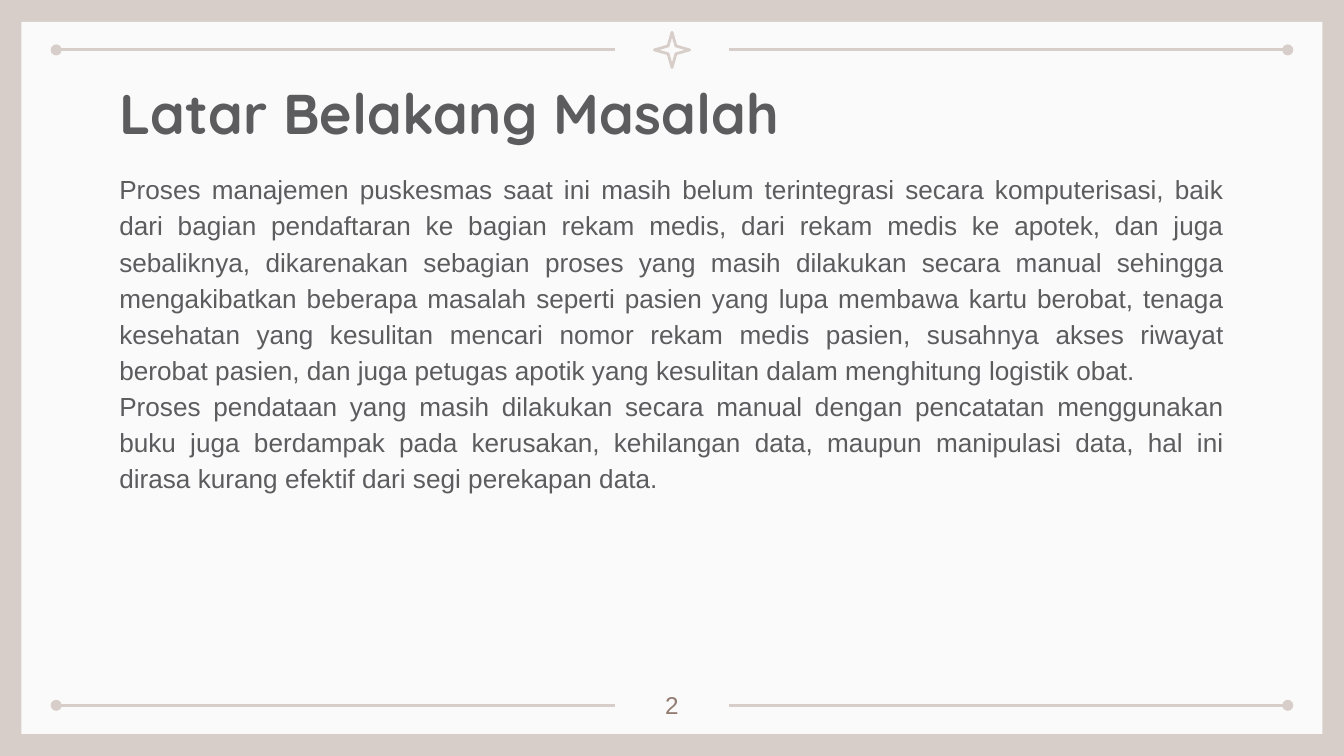
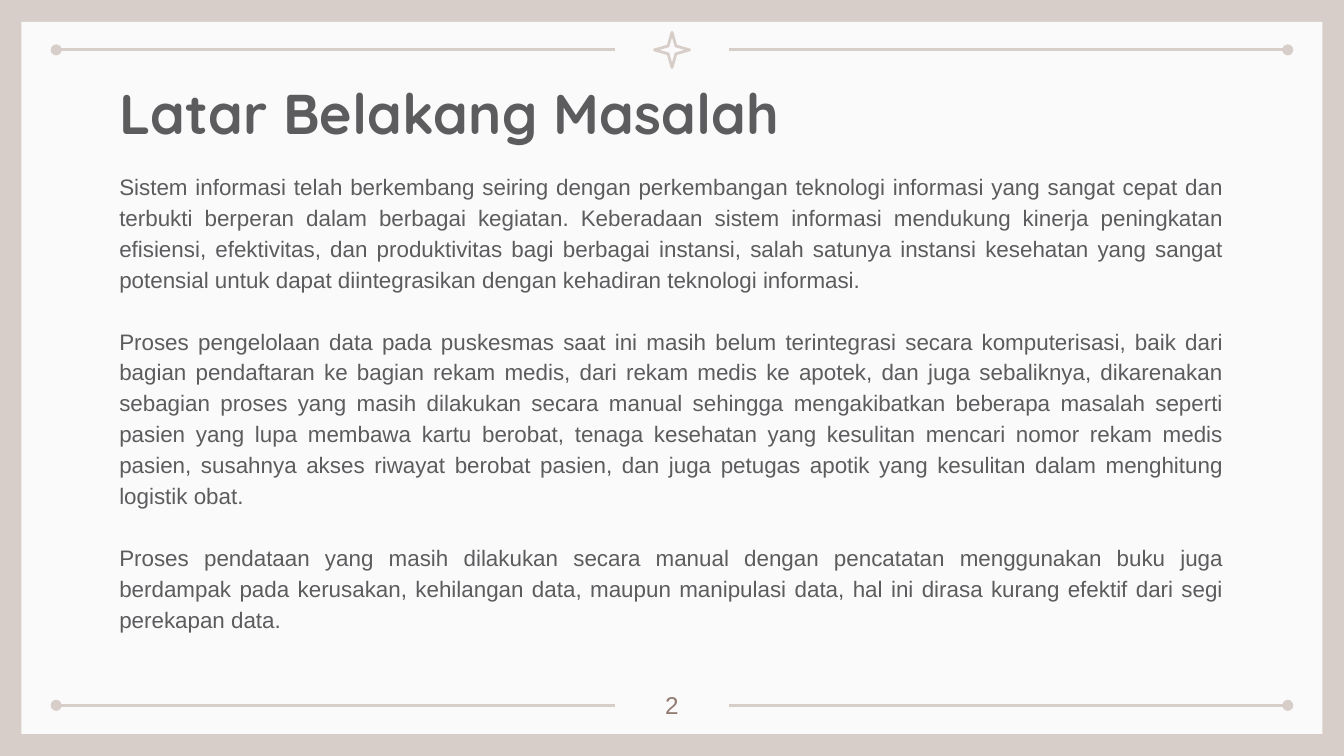
Before and after one commit to StenlyAndika/TugasAkhir, a slide deck: slide 3 of Presentasi.pptx. Drawn at 1344x756 pixels with LibreOffice and Linux fonts; fonts in the diff are those of the drawing. Boxes give left, top, right and bottom in pixels: in the first picture for what was removed or moved away, otherwise in the second. Text is boxed around its words. In the diff, an @@ line names an element or a change of style, - is before the commit and + after.

```diff
--- a/Presentasi.pptx
+++ b/Presentasi.pptx
@@ subtitle at box(119, 179, 1223, 509): text changed; size 14 to 12 pt @@
-Proses manajemen puskesmas saat ini masih belum terintegrasi secara komputerisasi, baik dari bagian pendaftaran ke bagian rekam medis, dari rekam medis ke apotek, dan juga sebaliknya, dikarenakan sebagian proses yang masih dilakukan secara manual sehingga mengakibatkan beberapa masalah seperti pasien yang lupa membawa kartu berobat, tenaga kesehatan yang kesulitan mencari nomor rekam medis pasien, susahnya akses riwayat berobat pasien, dan juga petugas apotik yang kesulitan dalam menghitung logistik obat.
+Sistem informasi telah berkembang seiring dengan perkembangan teknologi informasi yang sangat cepat dan terbukti berperan dalam berbagai kegiatan. Keberadaan sistem informasi mendukung kinerja peningkatan efisiensi, efektivitas, dan produktivitas bagi berbagai instansi, salah satunya instansi kesehatan yang sangat potensial untuk dapat diintegrasikan dengan kehadiran teknologi informasi.
+Proses pengelolaan data pada puskesmas saat ini masih belum terintegrasi secara komputerisasi, baik dari bagian pendaftaran ke bagian rekam medis, dari rekam medis ke apotek, dan juga sebaliknya, dikarenakan sebagian proses yang masih dilakukan secara manual sehingga mengakibatkan beberapa masalah seperti pasien yang lupa membawa kartu berobat, tenaga kesehatan yang kesulitan mencari nomor rekam medis pasien, susahnya akses riwayat berobat pasien, dan juga petugas apotik yang kesulitan dalam menghitung logistik obat.
@@ subtitle at box(119, 550, 1222, 633): size 14 to 12 pt in "Proses pendataan yang masih dilakukan secara manual ..." @@
```
Also in this commit, not shown: 1 other slide changed, 2 other files.
